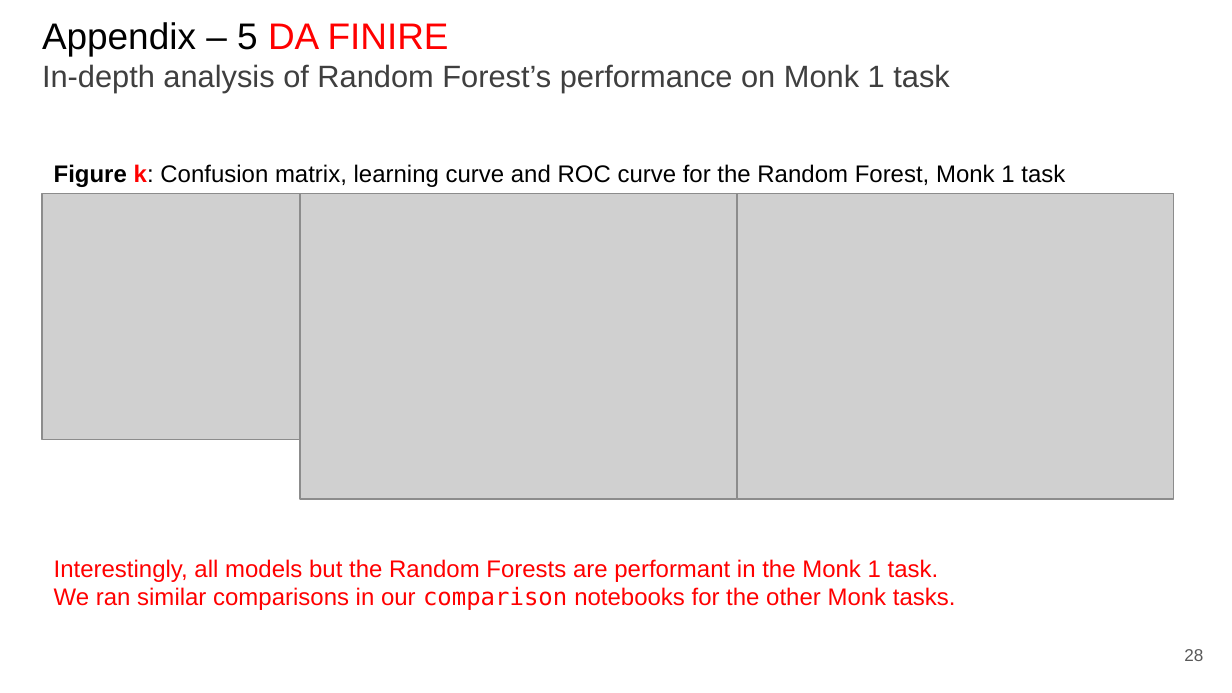
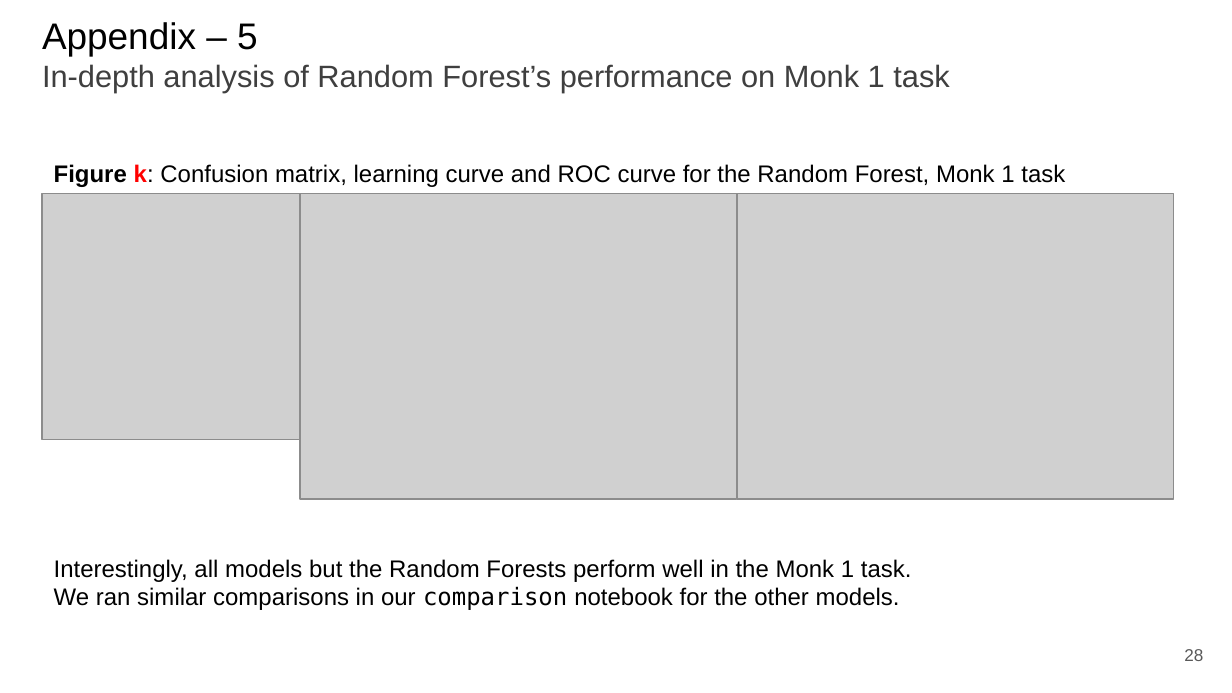
Before and after one commit to paolo-junior-mollica/machine-learning-project, a slide deck: slide 28 of relazione/ML-2023-PRJ-Slides-Demo.pptx. Drawn at 1232x693 pixels with LibreOffice and Linux fonts; fonts in the diff are those of the drawing; grey boxes stand for pictures. Boxes give left, top, right and bottom in pixels: in the first picture for what was removed or moved away, otherwise in the second. Text is boxed around its words. In the diff, an @@ line names an element or a change of style, - is before the commit and + after.

Commit message:
Added Monk results, plots and (very brief) discussion

```diff
--- a/relazione/ML-2023-PRJ-Slides-Demo.pptx
+++ b/relazione/ML-2023-PRJ-Slides-Demo.pptx
@@ title at (42, 22, 949, 93): text changed @@
-Appendix – 5 DA FINIRE
-In-depth analysis of Random Forest’s performance on Monk 1 task
+Appendix – 5
+In-depth analysis of Random Forest’s performance on Monk 1 task
@@ text at (54, 559, 912, 610): text changed; text colour #FF0000 to #000000 @@
-Interestingly, all models but the Random Forests are performant in the Monk 1 task.
-We ran similar comparisons in our comparison notebooks for the other Monk tasks.
+Interestingly, all models but the Random Forests perform well in the Monk 1 task.
+We ran similar comparisons in our comparison notebook for the other models.
```
Also in this commit, not shown: 9 other slides changed, 2 slides added.
